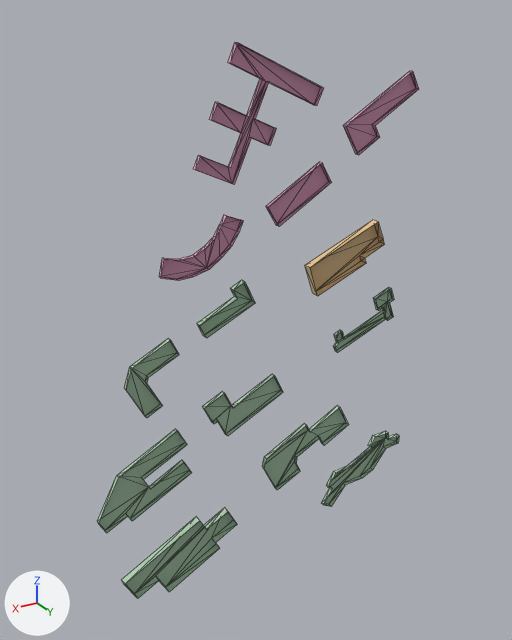
The OBJ model src/kickboard_sim/models/knu_campus/meshes/buildings_k07.obj: old version first, new version second.
One viewpoint serves both versions: a 50 mm lens placed at (650.0, 392.0, 173.0), pointed at (409.0, -10.0, -28.0). The lights are fixed; the arrows at lower left show +X, +Y and +Z. The first picture is the older version. Mesh edges are drawn as thin lines. Where no turn or scale is listed for an object, it has been applied to the vertices.

Names of what the first picture shows: 'buildings_k07'.
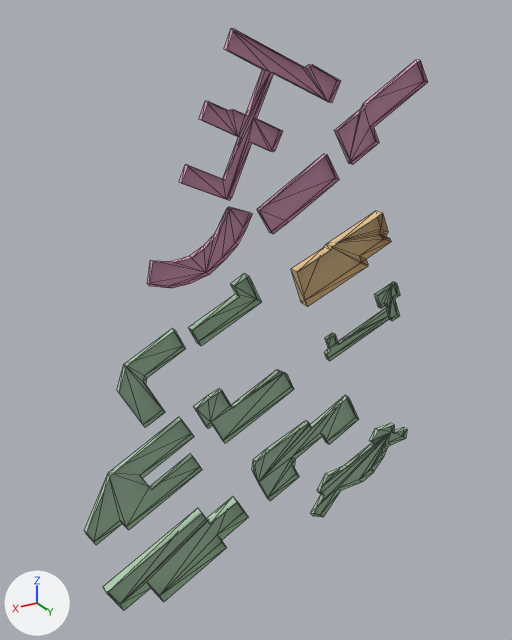
Diff of the bpy script that builds the scene:
```diff
--- a/src/kickboard_sim/models/knu_campus/meshes/buildings_k07.obj.py
+++ b/src/kickboard_sim/models/knu_campus/meshes/buildings_k07.obj.py
@@ me_buildings_k07 @@
 # used by ob_buildings_k07; location = (0.0, 0.0, 0.0)
-me_buildings_k07.from_pydata(...)  # 276 vertices, 388 faces; spans x 269.0..540.0, y -6.0..1.0, z -232.0..158.0
+me_buildings_k07.from_pydata(...)  # 338 vertices, 481 faces; spans x 261.0..550.0, y -8.0..1.0, z -239.0..165.0
+# me_buildings_k07 part 1: the loose piece of 16 vertices spanning x 474.0..513.0, y -3.0..0.0, z -76.0..-23.0 is scaled about its middle by (1.25, 1.24, 1.24), then moved by (0.0, 0.0, -1.0)
+# me_buildings_k07 part 2: the loose piece of 12 vertices spanning x 416.0..459.0, y -4.0..1.0, z -28.0..7.0 is scaled about its middle by (1.25, 1.26, 1.25), then moved by (0.0, -1.0, -1.0)
+# me_buildings_k07 part 3: the loose piece of 20 vertices spanning x 432.0..527.0, y -6.0..0.0, z -232.0..-176.0 is scaled about its middle by (1.25, 1.26, 1.25), then moved by (2.0, -1.0, -1.0)
+# me_buildings_k07 part 4: the loose piece of 34 vertices spanning x 269.0..349.0, y -3.0..0.0, z -212.0..-157.0 is rebuilt with 44 vertices and now spans x 261.0..359.0, y -4.0..0.0, z -220.0..-152.0
+# me_buildings_k07 part 5: the loose piece of 32 vertices spanning x 287.0..344.0, y -3.0..0.0, z -67.0..-23.0 is rebuilt with 34 vertices and now spans x 281.0..352.0, y -3.0..0.0, z -72.0..-20.0
+# me_buildings_k07 part 6: the loose piece of 30 vertices spanning x 425.0..484.0, y -3.0..1.0, z 17.0..54.0 is rebuilt with 30 vertices and now spans x 418.0..492.0, y -4.0..1.0, z 13.0..59.0
+# me_buildings_k07 part 7: the loose piece of 24 vertices spanning x 327.0..407.0, y -3.0..0.0, z -175.0..-116.0 is rebuilt with 32 vertices and now spans x 316.0..416.0, y -4.0..0.0, z -182.0..-109.0
+# me_buildings_k07 part 8: the loose piece of 22 vertices spanning x 469.0..540.0, y -3.0..0.0, z -157.0..-93.0 is rebuilt with 22 vertices and now spans x 461.0..550.0, y -4.0..0.0, z -164.0..-85.0
+# me_buildings_k07 part 9: the loose piece of 16 vertices spanning x 391.0..457.0, y -3.0..0.0, z -110.0..-71.0 is rebuilt with 22 vertices and now spans x 381.0..464.0, y -4.0..0.0, z -115.0..-69.0
+# me_buildings_k07 part 10: the loose piece of 14 vertices spanning x 302.0..370.0, y -6.0..1.0, z -16.0..33.0 is rebuilt with 28 vertices and now spans x 296.0..381.0, y -8.0..1.0, z -22.0..39.0
+# me_buildings_k07 part 11: the loose piece of 12 vertices spanning x 281.0..344.0, y -3.0..1.0, z 83.0..137.0 is rebuilt with 18 vertices and now spans x 273.0..351.0, y -4.0..1.0, z 77.0..144.0
+# me_buildings_k07 part 12: the loose piece of 8 vertices spanning x 354.0..406.0, y -3.0..1.0, z 42.0..81.0 is rebuilt with 10 vertices and now spans x 348.0..412.0, y -4.0..1.0, z 37.0..86.0
+# me_buildings_k07 part 13
+# 35 vertices are removed from x 364.0..458.0, y -3.0..1.0, z 74.0..158.0
+# 52 faces are deleted
+# 25 vertices are added at x 350.0..468.0, y -4.0, z 64.0..165.0
+# 24 new vertices lie (0.0, 5.0, 0.0) away from vertices in x 350.0..468.0, y -4.0, z 64.0..165.0
+# 50 new faces join them, mat_zone1 (pink #dda0bf)
+# 23 new faces join them, mat_roof1 (pink #c28da8)
 me_buildings_k07.materials.append(mat_zone3)
```

Where the change shows, as pixel boxes (x1, y1, x2, y2) in the pictures (512 x 640 px; the box of a moved part takes in the faces that stretch with it):
'buildings_k07', reshaped (7% wider): before (97, 42, 419, 599); after (84, 29, 428, 610)
part 1 of me_buildings_k07, moved or reshaped: before (124, 338, 179, 418); after (117, 328, 186, 428)
part 2 of me_buildings_k07, moved or reshaped: before (197, 280, 255, 338); after (188, 273, 261, 346)
part 3 of me_buildings_k07, moved or reshaped: before (121, 507, 237, 599); after (103, 496, 248, 610)
part 4 of me_buildings_k07, rebuilt (23% wider, 25% taller): before (321, 431, 399, 506); after (311, 423, 407, 517)
part 5 of me_buildings_k07, rebuilt (26% wider, 19% taller): before (334, 287, 394, 353); after (324, 282, 400, 361)
part 6 of me_buildings_k07, rebuilt (25% wider, 22% taller): before (159, 215, 243, 281); after (147, 207, 252, 288)
part 7 of me_buildings_k07, rebuilt (24% wider, 24% taller): before (262, 405, 348, 490); after (252, 395, 359, 501)
part 8 of me_buildings_k07, rebuilt (24% wider, 23% taller): before (97, 429, 192, 533); after (84, 417, 202, 545)
part 9 of me_buildings_k07, rebuilt (23% wider, 17% taller): before (202, 374, 283, 436); after (194, 370, 294, 443)
part 10 of me_buildings_k07, rebuilt (25% wider, 26% taller): before (305, 220, 385, 296); after (291, 211, 391, 307)
part 11 of me_buildings_k07, rebuilt (23% wider, 25% taller): before (343, 71, 419, 155); after (334, 60, 428, 165)
part 12 of me_buildings_k07, rebuilt (24% wider, 25% taller): before (266, 162, 332, 226); after (257, 154, 339, 234)
part 13 of me_buildings_k07, moved or reshaped: before (193, 42, 323, 185); after (179, 29, 341, 201)
